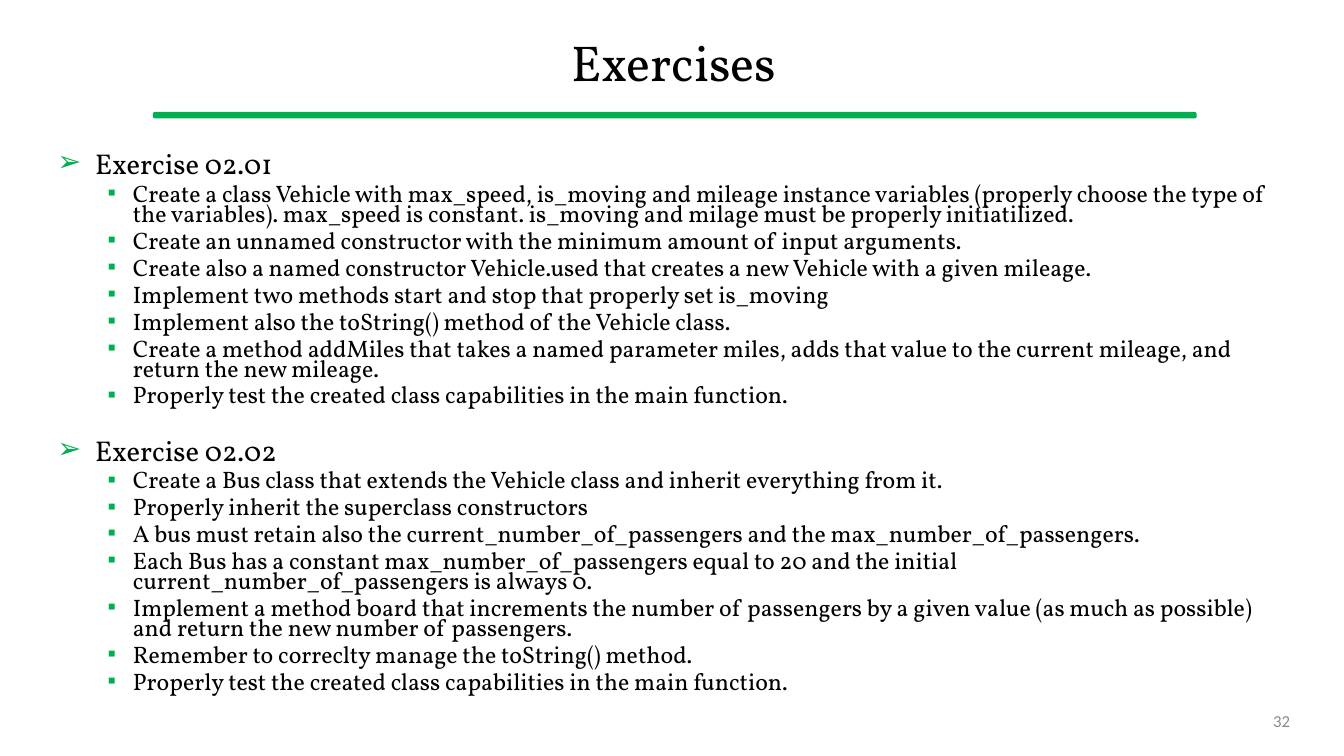
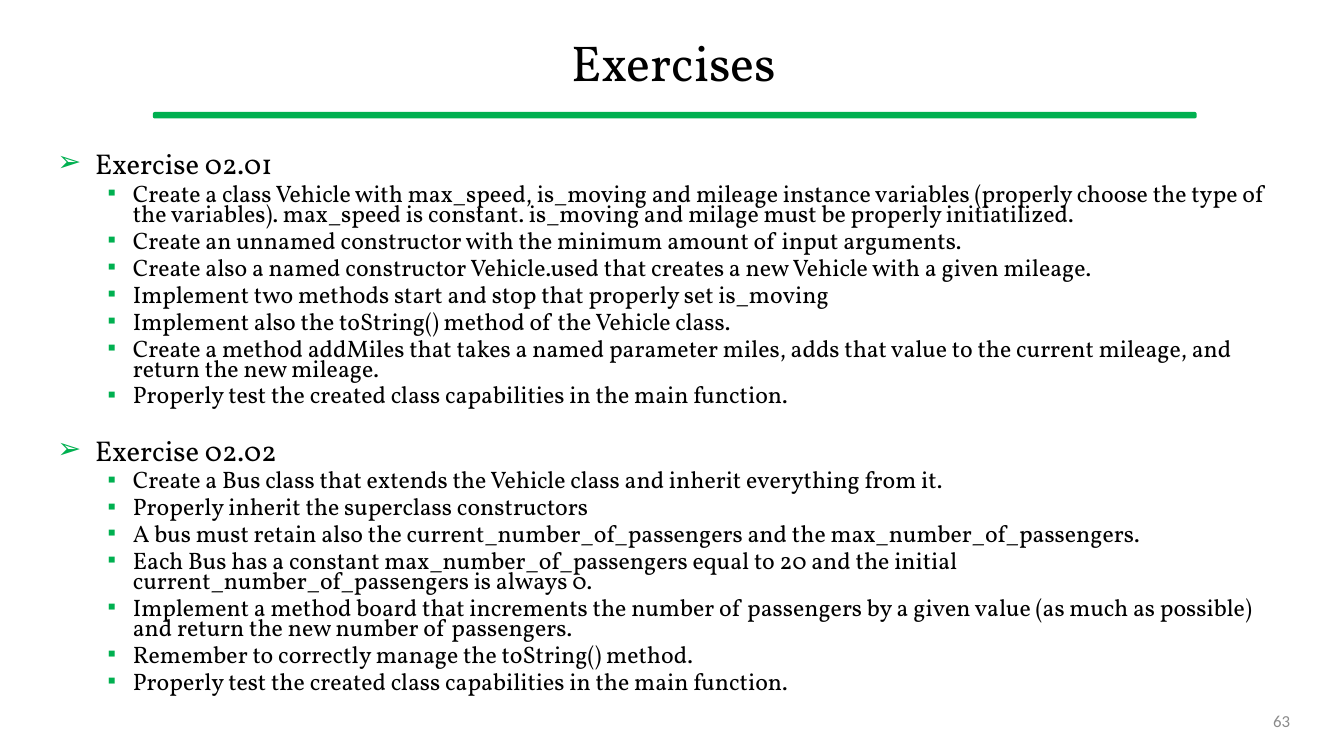
Before and after one commit to gcappon/bwthw, a slide deck: slide 63 of lab_03-dart_101_part_2/lab_03-dart_101_part_2.pptx (slide 32 before the commit). Drawn at 1344x756 pixels with LibreOffice and Linux fonts; fonts in the diff are those of the drawing. Boxes give left, top, right and bottom in pixels: in the first picture for what was removed or moved away, otherwise in the second. Text is boxed around its words. In the diff, an @@ line names an element or a change of style, - is before the commit and + after.

```diff
--- a/lab_03-dart_101_part_2/lab_03-dart_101_part_2.pptx
+++ b/lab_03-dart_101_part_2/lab_03-dart_101_part_2.pptx
@@ text at [133, 640, 693, 674]: text changed @@
-  ▪ Remember to correclty manage the toString() method.
+  ▪ Remember to correctly manage the toString() method.
@@ page number at [1273, 716, 1290, 727]: text changed @@
-32
+63
```
Also in this commit, not shown: 8 other slides changed, 58 slides added, 28 slides removed, 19 other files.
